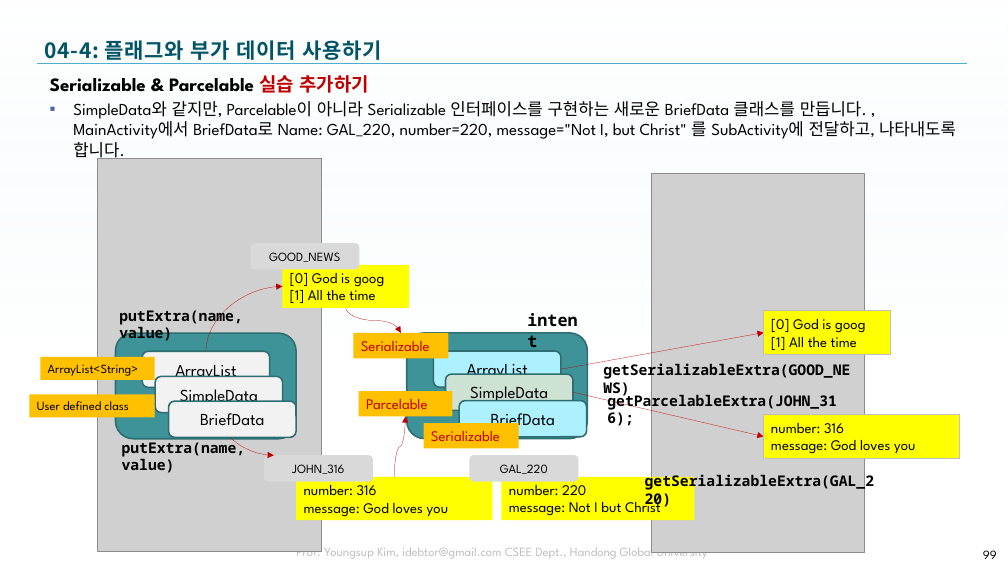
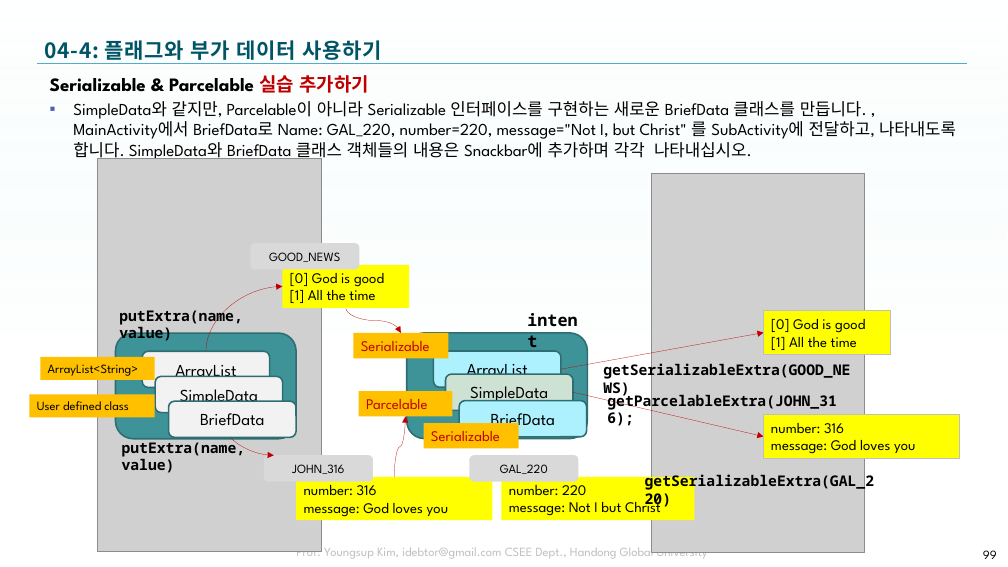
Before and after one commit to tae7841/HuStarAS, a slide deck: slide 99 of ppts/04Activity.pptx. Drawn at 1008x567 pixels with LibreOffice and Linux fonts; fonts in the diff are those of the drawing; grey boxes stand for pictures; background and template pictures are left out. Boxes give left, top, right and bottom in pixels: in the first picture for what was removed or moved away, otherwise in the second. Text is boxed around its words. In the diff, an @@ line names an element or a change of style, - is before the commit and + after.

```diff
--- a/ppts/04Activity.pptx
+++ b/ppts/04Activity.pptx
@@ text at [73, 101, 956, 162]: text changed @@
-▪ SimpleData와 같지만, Parcelable이 아니라 Serializable 인터페이스를 구현하는 새로운 BriefData 클래스를 만듭니다. , MainActivity에서 BriefData로 Name: GAL_220, number=220, message="Not I, but Christ" 를 SubActivity에 전달하고, 나타내도록 합니다.
+▪ SimpleData와 같지만, Parcelable이 아니라 Serializable 인터페이스를 구현하는 새로운 BriefData 클래스를 만듭니다. , MainActivity에서 BriefData로 Name: GAL_220, number=220, message="Not I, but Christ" 를 SubActivity에 전달하고, 나타내도록 합니다. SimpleData와 BriefData 클래스 객체들의 내용은 Snackbar에 추가하며 각각 나타내십시오.
@@ text in rectangle at [290, 268, 384, 287]: text changed @@
-[0] God is goog
+[0] God is good
@@ text in rectangle at [771, 319, 865, 333]: text changed @@
-[0] God is goog
+[0] God is good
```
Also in this commit, not shown: 6 other slides changed, 1 slide added.
